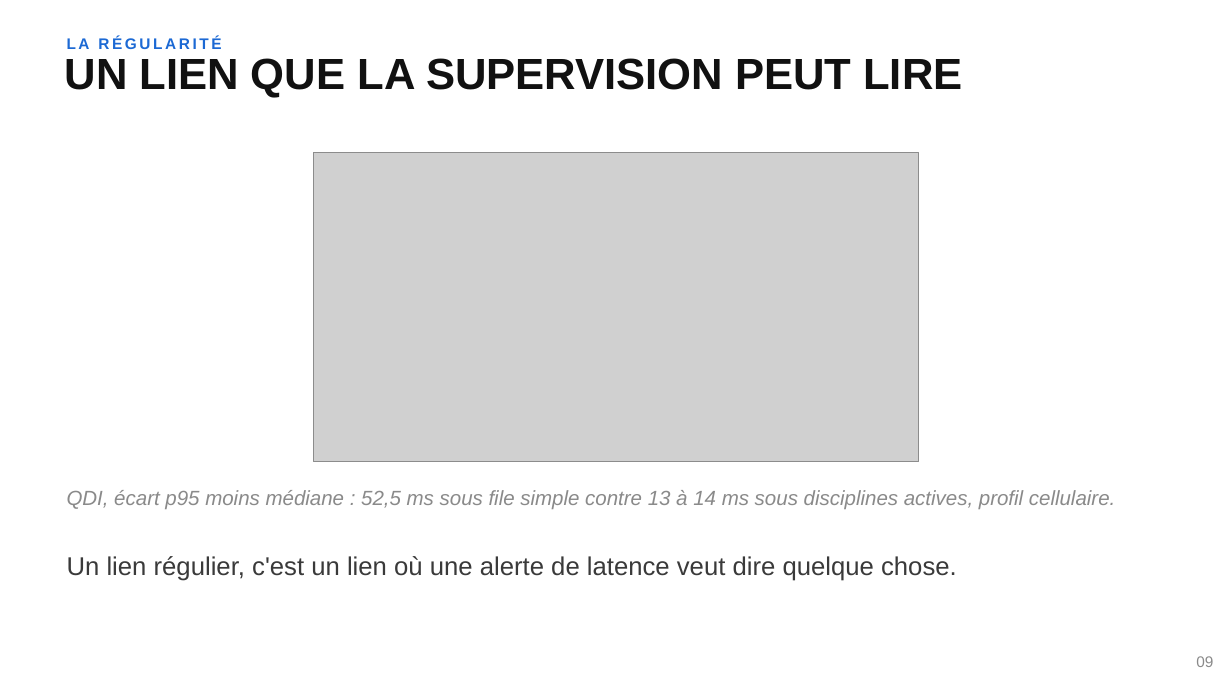
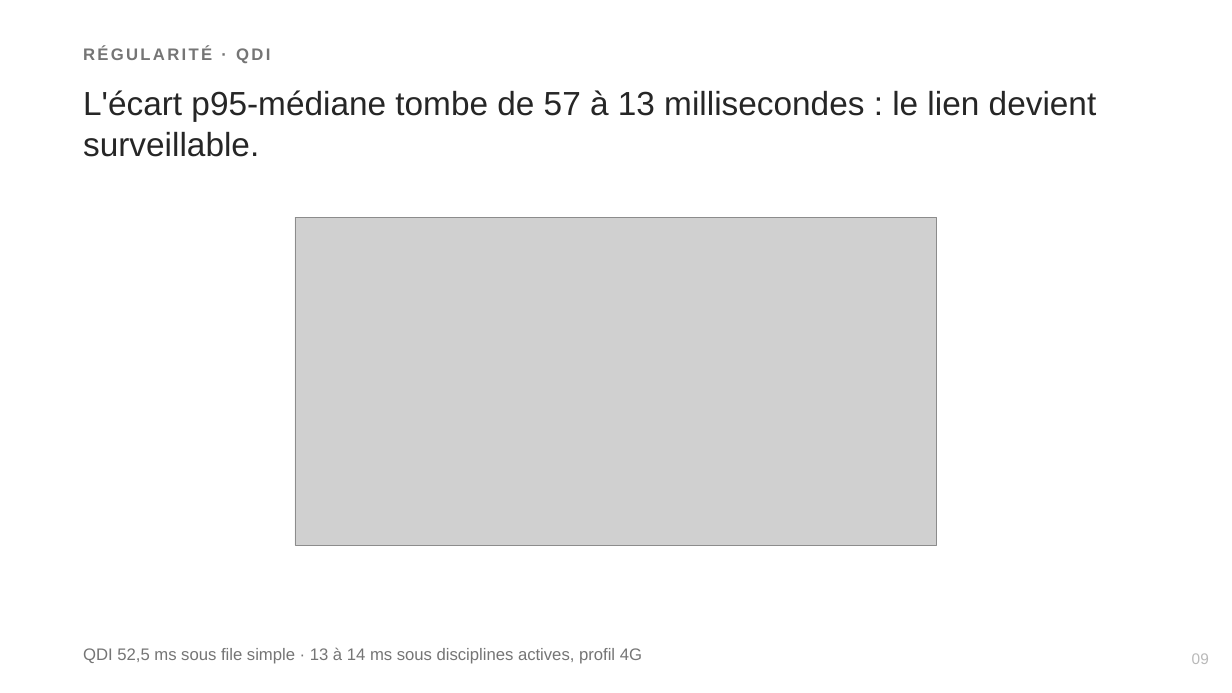
Before and after one commit to Realms4239/cgo, a slide deck: slide 9 of book/soutenance.pptx. Drawn at 1232x693 pixels with LibreOffice and Linux fonts; fonts in the diff are those of the drawing; grey boxes stand for pictures. Boxes give left, top, right and bottom in pixels: in the first picture for what was removed or moved away, otherwise in the second. Text is boxed around its words. In the diff, an @@ line names an element or a change of style, - is before the commit and + after.

```diff
--- a/book/soutenance.pptx
+++ b/book/soutenance.pptx
@@ text at (83, 46, 270, 63): text changed; size 12 to 13 pt; text colour #1C69D4 to #757575 @@
-LA RÉGULARITÉ
+RÉGULARITÉ · QDI
@@ text at (83, 90, 1097, 157): text changed; size 34 to 26 pt; text colour #111111 to #262626; bold off @@
-UN LIEN QUE LA SUPERVISION PEUT LIRE
+L'écart p95-médiane tombe de 57 à 13 millisecondes : le lien devient surveillable.
@@ picture: place and size @@
-picture at (313, 152, 919, 462)
+picture at (295, 217, 937, 545)
@@ text removed at (67, 556, 957, 581) @@
-Un lien régulier, c'est un lien où une alerte de latence veut dire quelque chose.
@@ text at (83, 648, 642, 664): text changed; size 16 to 13 pt; text colour #8A8A8A to #757575; italic off @@
-QDI, écart p95 moins médiane : 52,5 ms sous file simple contre 13 à 14 ms sous disciplines actives, profil cellulaire.
+QDI 52,5 ms sous file simple · 13 à 14 ms sous disciplines actives, profil 4G
@@ text "QDI 52,5 ms sous file ..." at (83, 648, 642, 664): vertical alignment top to middle @@
@@ text "09" at (1192, 653, 1209, 664): text colour #8A8A8A to #B9B9B9 @@
```
Also in this commit, not shown: 20 other slides changed, 5 slides added, 5 slides removed, 4 other files.
